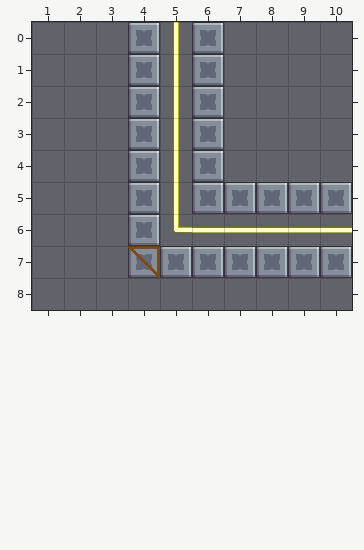
An edit to a level. Tiled map (JSON), Assets/Level_Editor/TileMap/Room_79.tmj. That is the earlier state.
Cells are 32x32 px. Shown: x 1..10, y 0..8.
The result:
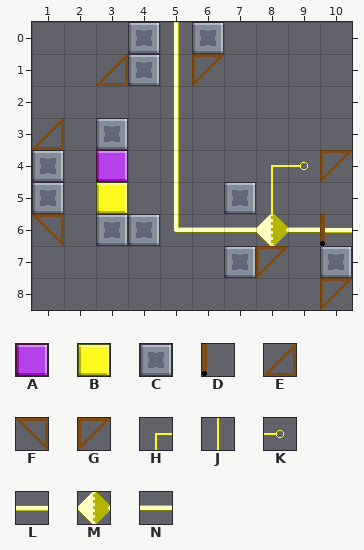
Key: from "tileSet": A 11 "block", B 32 "block", C 33 "wall", D 82 "door", E 106 "bridge", F 116 "bridge", G 117 "bridge", H 157 "cable_wire", J 167 "cable_wire", K 188 "cable_source", L 211 "cable_wire", M 221 "cable_link", N 231 "cable_wire".
_ is an empty cell.
Tiles of an added or newly shown layer are drawn over the layers below it.
From old to new:
Layer "Overlap":
Tile H now appears in row 4 at x 8.
Tile J now appears in row 5 at x 8.
Tile K now appears in row 4 at x 9.
The author changed tile L to tile M in row 6 at x 8.
The author changed tile L to tile N in row 6 at x 6 to 7 and 9.
The author cleared tile C in row 7 at x 4.
Layer "Door" (added):
Tile D now appears in row 6 at x 10.
Layer "Blocks":
Tile A now appears in row 4 at x 3.
Tile B now appears in row 5 at x 3.
Tile C now appears in row 3 at x 3; in rows 4 to 5 at x 1; in row 6 at x 3.
Tile E now appears in row 1 at x 3; in row 3 at x 1.
Tile F now appears in row 6 at x 1.
The author changed tile C to tile G in row 1 at x 6; in row 7 at x 8.
Tile G now appears in row 4 at x 10; in row 8 at x 10.
The author cleared tile C in rows 2 to 4 at x 4 and 6; in row 5 at x 4, 6 and 8 to 10; in row 7 at x 5 to 6 and 9.
The author cleared tile F in row 7 at x 4.
